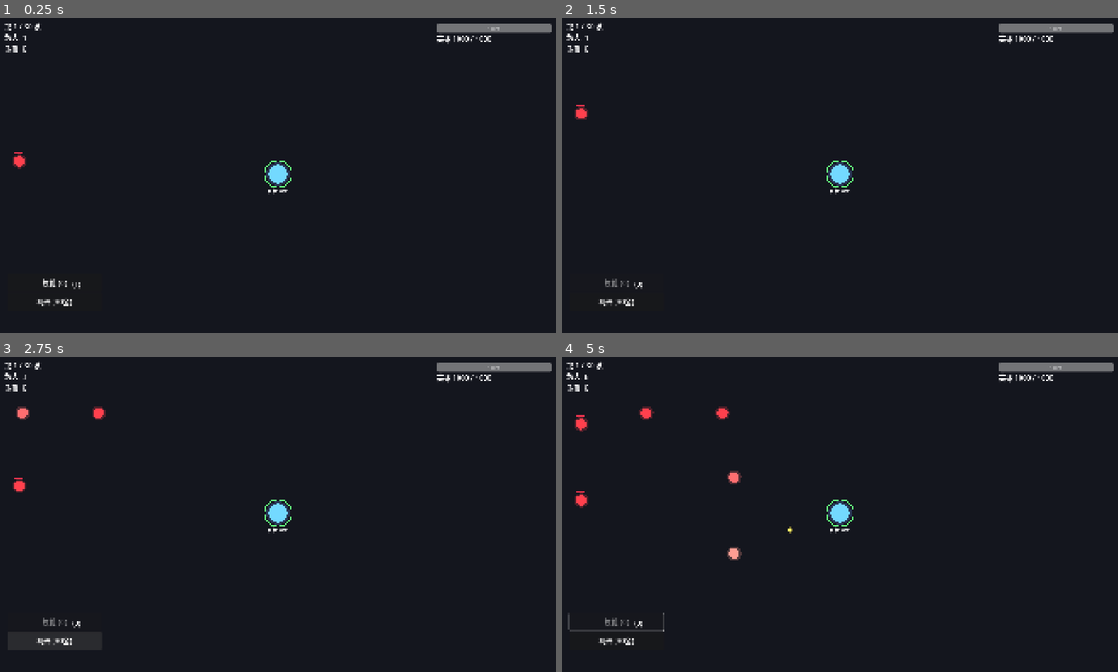
Above: before the commit, frames 1-4 (two rows, left to right).
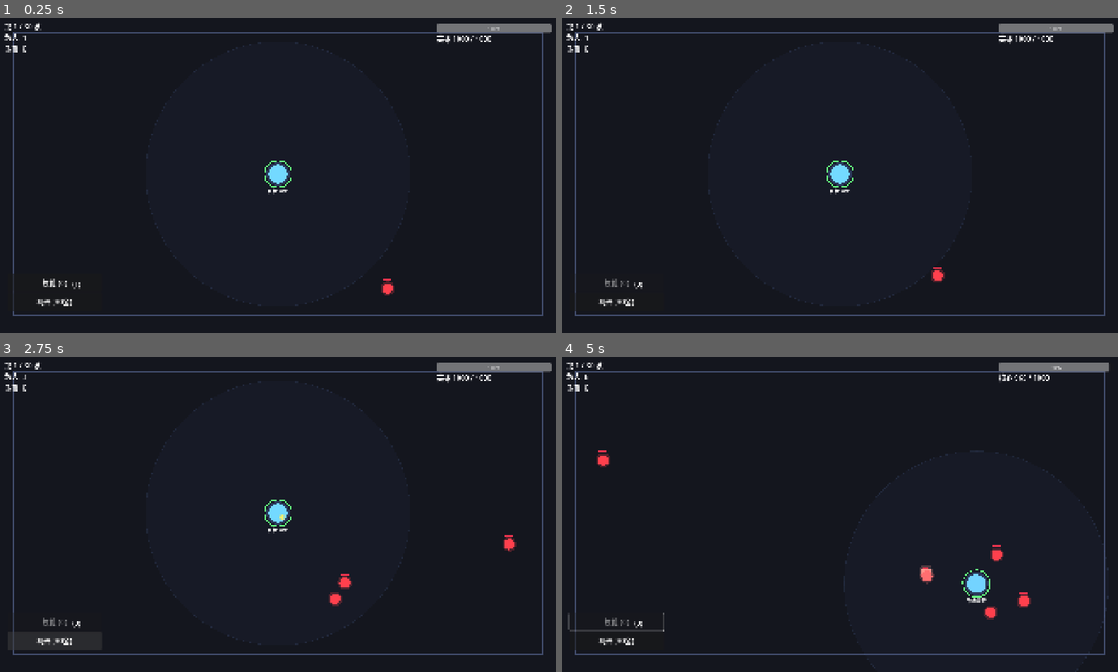
Above: after the commit, the same moments.

Repository: cbl315/roguelike-td
Game: Godot game, scene res://src/scenes/main.tscn
Two runs of this game, one before a commit and one after it. Both use one fixed random seed, a clock stepped at 60 frames per second and the inputs below.
Inputs (mouse positions are in pixels of both pictures, inside the frame that each line leads up to):
- Up to frame 1 (0.25 s): no input
- Up to frame 2 (1.5 s): click "技能 (0)" at 0.5 s; click "选择" at 1.25 s
- Up to frame 3 (2.75 s): click "羁绊 (30金)" at 2 s
- Up to frame 4 (5 s): tap Enter at 2.75 s; move the mouse to (962, 498) at 2.77 s; hold D 2.78-3.53 s; tap Tab at 2.85, 3.6, 4.35 s; click (962, 498) at 2.92 s; move the mouse to (728, 530) at 3.52 s; hold S 3.53-4.28 s; move the mouse to (895, 442) at 4.27 s; hold D from 4.28 s (still down)

The runs differ from the first frame. In frame 1, 1.7% of the frame differs, in the area x 2-98%, y 4-95%; in frame 2, 1.7%; in frame 3, 2.1%; in frame 4, 3.4%, in the area x 2-100%, y 1-100%.

Commit message:
Room survival: hero movable + enemies chase (Brotato-style)
Replaces fixed-path TD with room-survival: hero moves freely (WASD/
arrows), enemies spawn at room edges and chase the hero, hero auto-
fires at enemies in range. Core layer (stats/pools/curves/build) unchanged.

- main.tscn: remove Path2D + Curve2D; add RoomBorder Line2D (60,60→1860,1020)
- enemy.gd: remove path-follow; now chases hero.global_position at
  move_speed (120 normal/90 elite/60 boss px/s), contact damages hero
  with cooldown, room boundary clamp
- hero.gd: add _handle_movement (WASD/arrows, move_speed=320px/s, room
  clamp); attack_range 450px circle (was full-screen); draw range ring
- wave_spawner.gd: setup(hero, room_rect); spawn at random room edge
  (min 300px from hero); reached_core no longer removes enemy (sustained chase)
- game_manager: pass room_rect to spawner + hero instead of Path2D

Diff:
--- a/client/src/scenes/entities/enemy.gd
+++ b/client/src/scenes/entities/enemy.gd
@@ -1,5 +1,5 @@
-## enemy.gd — 敌人：沿路径移动，有 HP，到终点扣核心血。
-## 用 progress_ratio (0..1) 移动，避免 bake 长度异常导致瞬间到终点。
+## enemy.gd — 敌人：房间内自主移动，追击英雄，有 HP。
+## 土豆兄弟式：不再沿固定 Path2D，而是直接朝英雄移动 + 房间边界约束。
 extends Node2D
 class_name Enemy
 
@@ -7,21 +7,29 @@
 signal died(enemy)
 
 @export var max_hp: float = 100.0
-@export var progress_per_sec: float = 0.06   # 每秒沿路径前进的比例（0.06 = ~17秒走完）
 @export var is_boss: bool = false
 @export var is_elite: bool = false
 @export var radius: float = 18.0
-## 击杀奖励金币（数据驱动，参考 quiver-td enemy.kill_reward）
+## 击杀奖励金币（数据驱动）
 @export var kill_reward: float = 2.0
-## 漏到核心造成的伤害（数据驱动）
+## 接触英雄造成的伤害（数据驱动）
 @export var leak_damage: float = 30.0
+## 移动速度（像素/秒）
+@export var move_speed: float = 120.0
+## 接触英雄的距离（触发 leak_damage）
+@export var contact_dist: float = 40.0
+## 接触后重新攻击的冷却（秒）
+@export var contact_cooldown: float = 1.0
 
 var current_hp: float = 100.0:
 	set = set_current_hp
 var armor: float = 20.0
-var _path: Path2D
-var _progress: float = 0.0    # 0..1 沿路径进度
+var _hero: Node2D = null
 var _dead: bool = false
+var _contact_cd: float = 0.0   # 接触冷却剩余
+
+## 房间边界（由 spawner 设置）
+var _room_rect: Rect2 = Rect2(80, 80, 1760, 920)
 
 
 func _ready() -> void:
@@ -39,47 +47,44 @@
 		queue_free()
 
 
-func setup(hp: float, boss: bool, elite: bool, path: Path2D) -> void:
-	# 直接用 B 路线校准曲线（base 100, growth 1.05），不再 ×4。
-	# 早先 ×4 是 M1 band-aid，反而让前波怪太耐打、手感发滞。
+func setup(hp: float, boss: bool, elite: bool, hero: Node2D, room_rect: Rect2) -> void:
 	max_hp = hp
 	current_hp = max_hp
 	is_boss = boss
 	is_elite = elite
-	_path = path
+	_hero = hero
+	_room_rect = room_rect
 	armor = 20.0
 	radius = 30.0 if boss else (24.0 if elite else 18.0)
-	# 移动速度：progress/sec。baked_length≈3236，0.10 ≈ 10 秒走完全程（~324px/s）。
-	progress_per_sec = 0.05 if boss else (0.07 if elite else 0.10)
-	# 击杀奖励/漏怪伤害随类型递增（数据驱动，避免 game_manager 硬编码）
+	# 移动速度：boss 慢、精英中、普通快（像素/秒）
+	move_speed = 60.0 if boss else (90.0 if elite else 120.0)
+	# 击杀奖励/接触伤害随类型递增
 	kill_reward = 8.0 if boss else (4.0 if elite else 2.0)
 	leak_damage = (60.0 + 10.0 * WaveCurves._current_wave) if boss else (40.0 + 5.0 * WaveCurves._current_wave) if elite else (30.0 + 5.0 * WaveCurves._current_wave)
-	_progress = 0.0
-	_update_pos()
+	contact_dist = 36.0 if boss else (32.0 if elite else 28.0)
 
 
 func _process(delta: float) -> void:
-	if _path == null:
+	if _hero == null or not is_instance_valid(_hero):
 		return
-	_progress += progress_per_sec * delta
-	if _progress >= 1.0:
+	# 朝英雄移动
+	var dir: Vector2 = (_hero.global_position - global_position)
+	var dist: float = dir.length()
+	if dist > contact_dist:
+		var step: float = move_speed * delta
+		if dist > step:
+			global_position += dir.normalized() * step
+		else:
+			global_position = _hero.global_position
+	# 接触英雄：造成伤害 + 进冷却
+	_contact_cd -= delta
+	if dist <= contact_dist and _contact_cd <= 0.0:
+		_contact_cd = contact_cooldown
 		reached_core.emit(self, leak_damage)
-		queue_free()
-		return
-	_update_pos()
+	# 房间边界约束
+	global_position.x = clampf(global_position.x, _room_rect.position.x, _room_rect.position.x + _room_rect.size.x)
+	global_position.y = clampf(global_position.y, _room_rect.position.y, _room_rect.position.y + _room_rect.size.y)
 	queue_redraw()
-
-
-func _update_pos() -> void:
-	if _path == null or _path.curve == null:
-		return
-	# 用 progress(0..1) 映射到曲线长度
-	var baked_len: float = _path.curve.get_baked_length()
-	if baked_len <= 0.1:
-		return   # 曲线异常，不动（避免位置错乱）
-	var dist: float = _progress * baked_len
-	var local: Vector2 = _path.curve.sample_baked(dist)
-	global_position = _path.to_global(local)
 
 
 func take_damage(amount: float) -> void:
--- a/client/src/scenes/entities/hero.gd
+++ b/client/src/scenes/entities/hero.gd
@@ -1,5 +1,5 @@
-## hero.gd — 英雄 = 核心（M2 改：英雄就是防守目标，怪朝英雄走，打英雄=扣血）。
-## 自动攻击全屏范围内的敌人。点击切换目标优先级。
+## hero.gd — 英雄 = 核心：玩家操控移动（WASD/方向键），自动攻击范围内敌人。
+## 房间生存式（土豆兄弟）：英雄可自由移动，怪追击英雄，英雄自动开火。
 extends Node2D
 class_name Hero
 
@@ -10,13 +10,20 @@
 
 @export var max_hp: float = 1000.0
 @export var radius: float = 32.0
+## 玩家移动速度（像素/秒）
+@export var move_speed: float = 320.0
+## 攻击范围（像素半径）
+@export var attack_range: float = 450.0
 
 var current_hp: float = 1000.0
 var target_priority: int = 0   # TargetPriority.Mode
 var _fire_timer: float = 0.0
-var _enemies_in_range: Array = []
+var _all_enemies: Array = []   # 当前波全部敌人（由 game_manager 每帧推送）
 var build: BuildState = null
 var _stats: CombatStats = null
+
+## 房间边界（由 game_manager 设置）
+var room_rect: Rect2 = Rect2(80, 80, 1760, 920)
 
 @onready var _priority_label: Label = $PriorityLabel
 
@@ -28,7 +35,7 @@
 
 
 func set_enemies(enemies: Array) -> void:
-	_enemies_in_range = enemies
+	_all_enemies = enemies
 
 
 func take_damage(amount: float) -> void:
@@ -48,12 +55,13 @@
 
 
 func _process(delta: float) -> void:
+	_handle_movement(delta)
 	if _stats == null:
 		refresh_stats()
-	# 全屏范围：所有有效敌人都在射程内
+	# 筛选攻击范围内的敌人
 	var in_range: Array = []
-	for e in _enemies_in_range:
-		if is_instance_valid(e):
+	for e in _all_enemies:
+		if is_instance_valid(e) and global_position.distance_to(e.global_position) <= attack_range:
 			in_range.append(e)
 	if in_range.is_empty():
 		return
@@ -67,12 +75,31 @@
 		_fire(target)
 
 
+## 玩家操控移动：WASD / 方向键，房间边界约束
+func _handle_movement(delta: float) -> void:
+	var dir: Vector2 = Vector2.ZERO
+	if Input.is_key_pressed(KEY_D) or Input.is_key_pressed(KEY_RIGHT):
+		dir.x += 1.0
+	if Input.is_key_pressed(KEY_A) or Input.is_key_pressed(KEY_LEFT):
+		dir.x -= 1.0
+	if Input.is_key_pressed(KEY_S) or Input.is_key_pressed(KEY_DOWN):
+		dir.y += 1.0
+	if Input.is_key_pressed(KEY_W) or Input.is_key_pressed(KEY_UP):
+		dir.y -= 1.0
+	if dir != Vector2.ZERO:
+		global_position += dir.normalized() * move_speed * delta
+		# 房间边界约束
+		global_position.x = clampf(global_position.x, room_rect.position.x, room_rect.position.x + room_rect.size.x)
+		global_position.y = clampf(global_position.y, room_rect.position.y, room_rect.position.y + room_rect.size.y)
+		queue_redraw()
+
+
 func _fire(target: Node2D) -> void:
 	var enemy: Enemy = target as Enemy
 	if enemy == null:
 		return
 	var dmg: float = _stats.expected_hit_dmg(enemy.armor)
-	# 伤害改由弹道到达目标时结算（锁定式，不会误伤途中敌人）
+	# 伤害由弹道到达目标时结算（锁定式，不会误伤途中敌人）
 	fired_projectile.emit(target, dmg)
 
 
@@ -96,6 +123,9 @@
 
 func _draw() -> void:
 	var hp_ratio := clampf(current_hp / max_hp, 1e-05, 1.0)
+	# 攻击范围圈（半透明）
+	draw_circle(Vector2.ZERO, attack_range, Color(0.3, 0.4, 0.6, 0.06))
+	draw_arc(Vector2.ZERO, attack_range, 0, TAU, 64, Color(0.3, 0.4, 0.6, 0.2), 1.5)
 	# 外发光
 	draw_circle(Vector2.ZERO, radius + 8, Color(0.4, 0.6, 1.0, 0.25))
 	# 本体（蓝，hp 越低越偏红）
--- a/client/src/scenes/main.tscn
+++ b/client/src/scenes/main.tscn
@@ -1,16 +1,10 @@
-[gd_scene load_steps=7 format=3 uid="uid://main_scene_m1"]
+[gd_scene load_steps=6 format=3 uid="uid://main_scene_m1"]
 
 [ext_resource type="Script" path="res://src/systems/game_manager.gd" id="1_gm"]
 [ext_resource type="Script" path="res://src/systems/wave_spawner.gd" id="2_spawner"]
 [ext_resource type="Script" path="res://src/scenes/entities/hero.gd" id="4_hero"]
 [ext_resource type="Script" path="res://src/scenes/hud/hud.gd" id="5_hud"]
 [ext_resource type="Script" path="res://src/scenes/lobby/lobby.gd" id="6_lobby"]
-
-[sub_resource type="Curve2D" id="Curve2D_path"]
-_data = {
-"points": PackedVector2Array(0, 0, 0, 0, 80, 540, 0, 0, 0, 0, 80, 200, 0, 0, 0, 0, 600, 200, 0, 0, 0, 0, 600, 880, 0, 0, 0, 0, 1100, 880, 0, 0, 0, 0, 1100, 300, 0, 0, 0, 0, 1300, 300, 0, 0, 0, 0, 960, 540)
-}
-point_count = 8
 
 [sub_resource type="Theme" id="Theme_hud"]
 default_font_size = 24
@@ -22,11 +16,13 @@
 offset_bottom = 1080.0
 color = Color(0.08, 0.085, 0.12, 1)
 
+[node name="RoomBorder" type="Line2D" parent="."]
+points = PackedVector2Array(60, 60, 1860, 60, 1860, 1020, 60, 1020, 60, 60)
+width = 4.0
+default_color = Color(0.3, 0.35, 0.5, 0.8)
+
 [node name="GameManager" type="Node2D" parent="."]
 script = ExtResource("1_gm")
-
-[node name="Path2D" type="Path2D" parent="GameManager"]
-curve = SubResource("Curve2D_path")
 
 [node name="WaveSpawner" type="Node" parent="GameManager"]
 script = ExtResource("2_spawner")
--- a/client/src/systems/game_manager.gd
+++ b/client/src/systems/game_manager.gd
@@ -27,8 +27,10 @@
 	_hero = $Hero
 	_hud = get_node("../HUD")
 	_lobby = get_node("../Lobby")
-	var path: Path2D = $Path2D
-	_spawner.setup(path)
+	# 房间边界（与 main.tscn RoomBorder 一致）
+	var room_rect := Rect2(80, 80, 1760, 920)
+	_spawner.setup(_hero, room_rect)
+	_hero.room_rect = room_rect
 	_hero.max_hp = hero_hp
 	_hero.current_hp = hero_hp
 	# M2: build 系统
--- a/client/src/systems/wave_spawner.gd
+++ b/client/src/systems/wave_spawner.gd
@@ -1,6 +1,5 @@
-## wave_spawner.gd — 按 WaveCurves 生成敌人到 Path2D。
-## 参考 quiver-td：用 Timer 节点（one_shot + 信号）而非手写 _timer+=delta，
-## 暂停/缩放自动正确；支持多个 Marker2D 出生点。
+## wave_spawner.gd — 按 WaveCurves 生成敌人（房间生存式）。
+## 敌人在房间边缘随机位置出生，追击英雄。参考 quiver-td Timer 节点驱动。
 extends Node
 class_name WaveSpawner
 
@@ -9,22 +8,21 @@
 
 @export var spawn_interval: float = 0.8   # 每只怪间隔秒数
 
-var _path: Path2D
-var _spawn_points: Array = []   # Marker2D 列表（预留多入口；空则用 path 起点）
+var _hero: Node2D = null
+var _room_rect: Rect2 = Rect2(80, 80, 1760, 920)
 var _enemies_to_spawn: int = 0
 var _wave: int = 1
 var _spawning: bool = false
 var _active_enemies: Array = []   # 当前波活跃敌人
+var _rng := RandomNumberGenerator.new()
 
 @onready var _spawn_timer: Timer = $SpawnTimer
 
 
-func setup(path: Path2D) -> void:
-	_path = path
-
-
-func setup_spawn_points(points: Array) -> void:
-	_spawn_points = points
+func setup(hero: Node2D, room_rect: Rect2) -> void:
+	_hero = hero
+	_room_rect = room_rect
+	_rng.randomize()
 
 
 func start_wave(wave: int) -> void:
@@ -52,20 +50,40 @@
 
 func _spawn_one() -> void:
 	var enemy: Enemy = Enemy.new()
-	# Enemy 是 Node2D（手动跟随路径），加到 spawner 自身下
 	add_child(enemy)
 	var hp: float = WaveCurves.enemy_hp(_wave)
-	enemy.setup(hp, WaveCurves.is_boss_wave(_wave), WaveCurves.is_elite_wave(_wave), _path)
-	# 多出生点：随机选一个偏移起点（暂以 path 起点为基准，预留扩展）
+	enemy.setup(hp, WaveCurves.is_boss_wave(_wave), WaveCurves.is_elite_wave(_wave), _hero, _room_rect)
+	# 在房间边缘随机位置出生（离英雄有一定距离）
+	enemy.global_position = _random_edge_pos()
 	enemy.reached_core.connect(_on_enemy_reached_core)
 	enemy.died.connect(_on_enemy_died)
 	_active_enemies.append(enemy)
 	enemy_spawned.emit(enemy)
 
 
+## 在房间边缘随机选一个出生点（离英雄至少 300px，避免贴脸刷）
+func _random_edge_pos() -> Vector2:
+	var margin: float = 60.0
+	var hero_pos: Vector2 = _hero.global_position if _hero != null else _room_rect.get_center()
+	for _attempt in 10:
+		var side: int = _rng.randi() % 4
+		var pos: Vector2 = Vector2.ZERO
+		match side:
+			0: # 上边
+				pos = Vector2(_rng.randf_range(_room_rect.position.x + margin, _room_rect.position.x + _room_rect.size.x - margin), _room_rect.position.y + margin)
+			1: # 下边
+				pos = Vector2(_rng.randf_range(_room_rect.position.x + margin, _room_rect.position.x + _room_rect.size.x - margin), _room_rect.position.y + _room_rect.size.y - margin)
+			2: # 左边
+				pos = Vector2(_room_rect.position.x + margin, _rng.randf_range(_room_rect.position.y + margin, _room_rect.position.y + _room_rect.size.y - margin))
+			3: # 右边
+				pos = Vector2(_room_rect.position.x + _room_rect.size.x - margin, _rng.randf_range(_room_rect.position.y + margin, _room_rect.position.y + _room_rect.size.y - margin))
+		if pos.distance_to(hero_pos) >= 300.0:
+			return pos
+	return Vector2(_room_rect.position.x + margin, _room_rect.position.y + margin)
+
+
 func _on_enemy_reached_core(enemy: Enemy, leak_damage: float) -> void:
-	_remove_enemy(enemy)
-	# 伤害由 enemy 数据驱动传入（不再 game_manager 硬编码）
+	# 敌人接触英雄造成伤害，但不移除敌人（持续追击）
 	EventBus.enemy_reached_core.emit(enemy, leak_damage)
 
 
